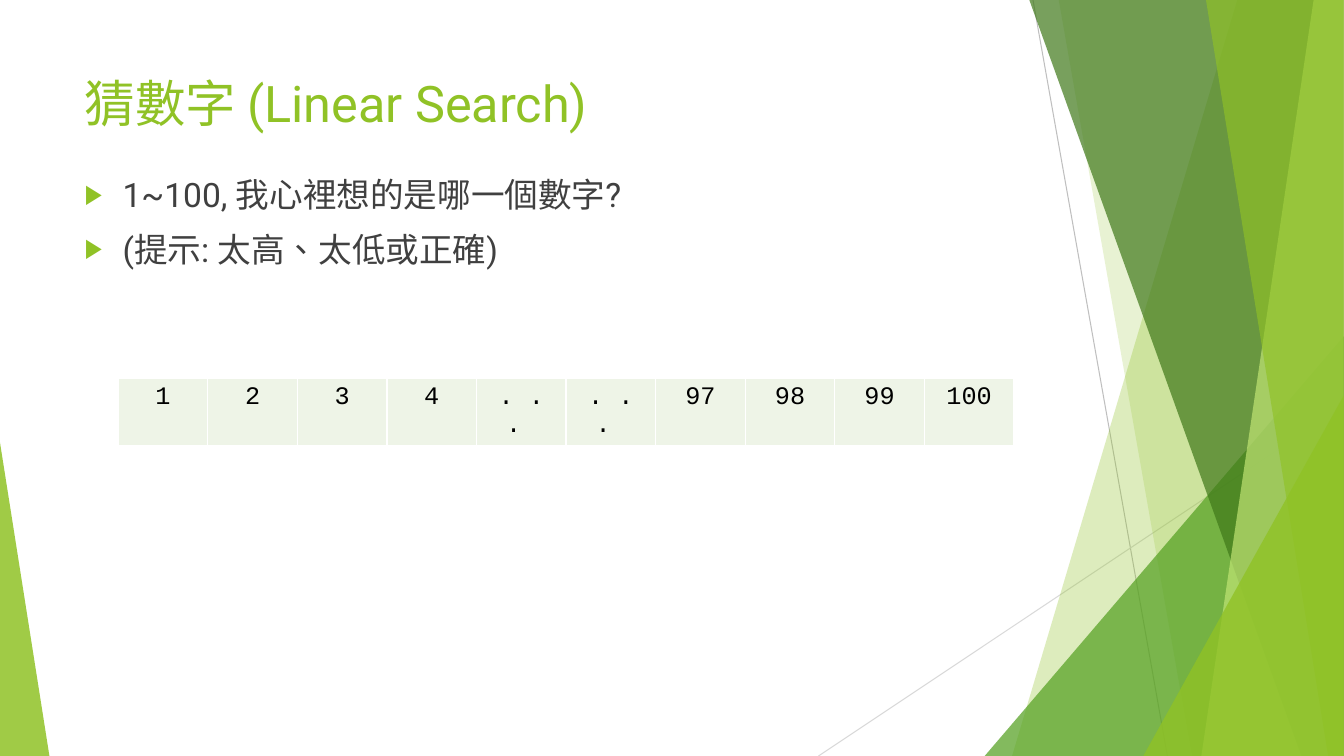
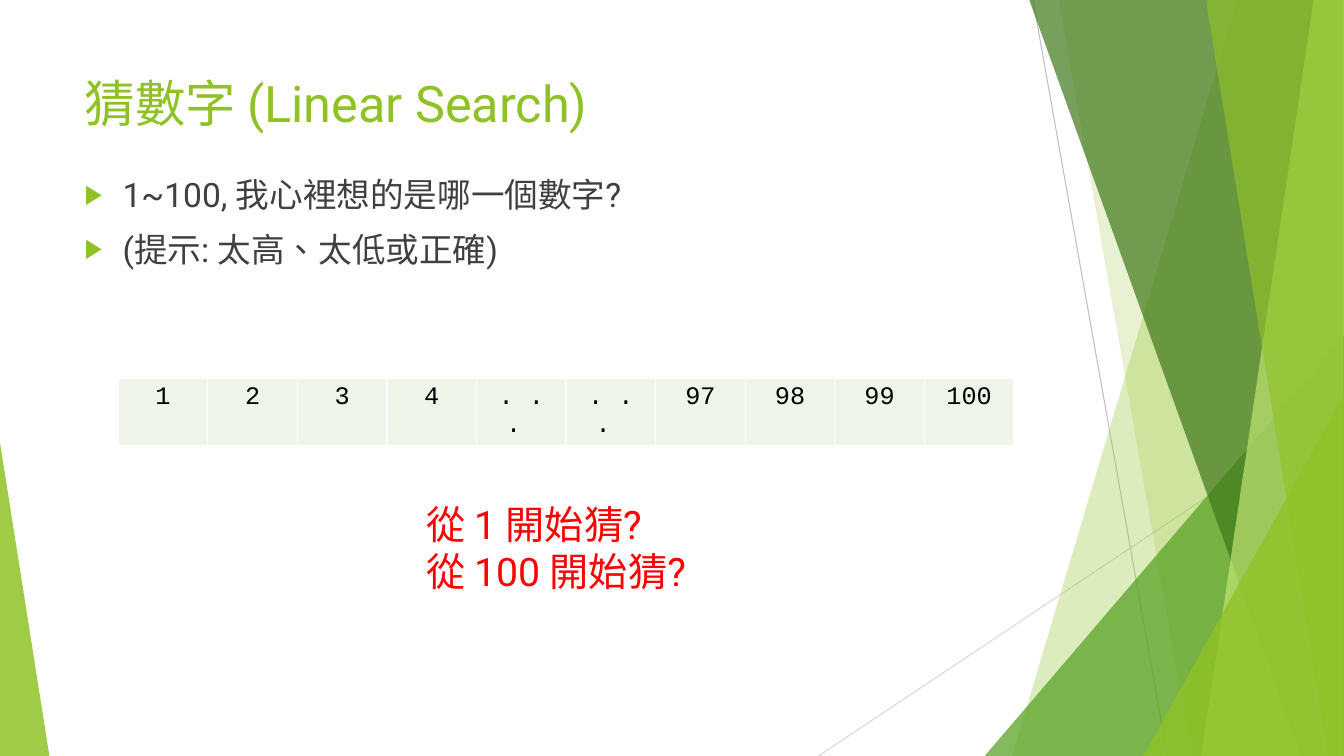
Before and after one commit to d823944/Python4Us, a slide deck: slide 5 of Slide_APCS/CH1 資料結構與演算法_前言.pptx. Drawn at 1344x756 pixels with LibreOffice and Linux fonts; fonts in the diff are those of the drawing. Boxes give left, top, right and bottom in pixels: in the first picture for what was removed or moved away, otherwise in the second. Text is boxed around its words. In the diff, an @@ line names an element or a change of style, - is before the commit and + after.

```diff
--- a/Slide_APCS/CH1 資料結構與演算法_前言.pptx
+++ b/Slide_APCS/CH1 資料結構與演算法_前言.pptx
@@ text added at (x1=426, y1=506, x2=686, y2=590), 28 pt, text #FF0000 @@
+從 1 開始猜?
+從 100 開始猜?
```
Also in this commit, not shown: 4 other slides changed, 1 slide added.
